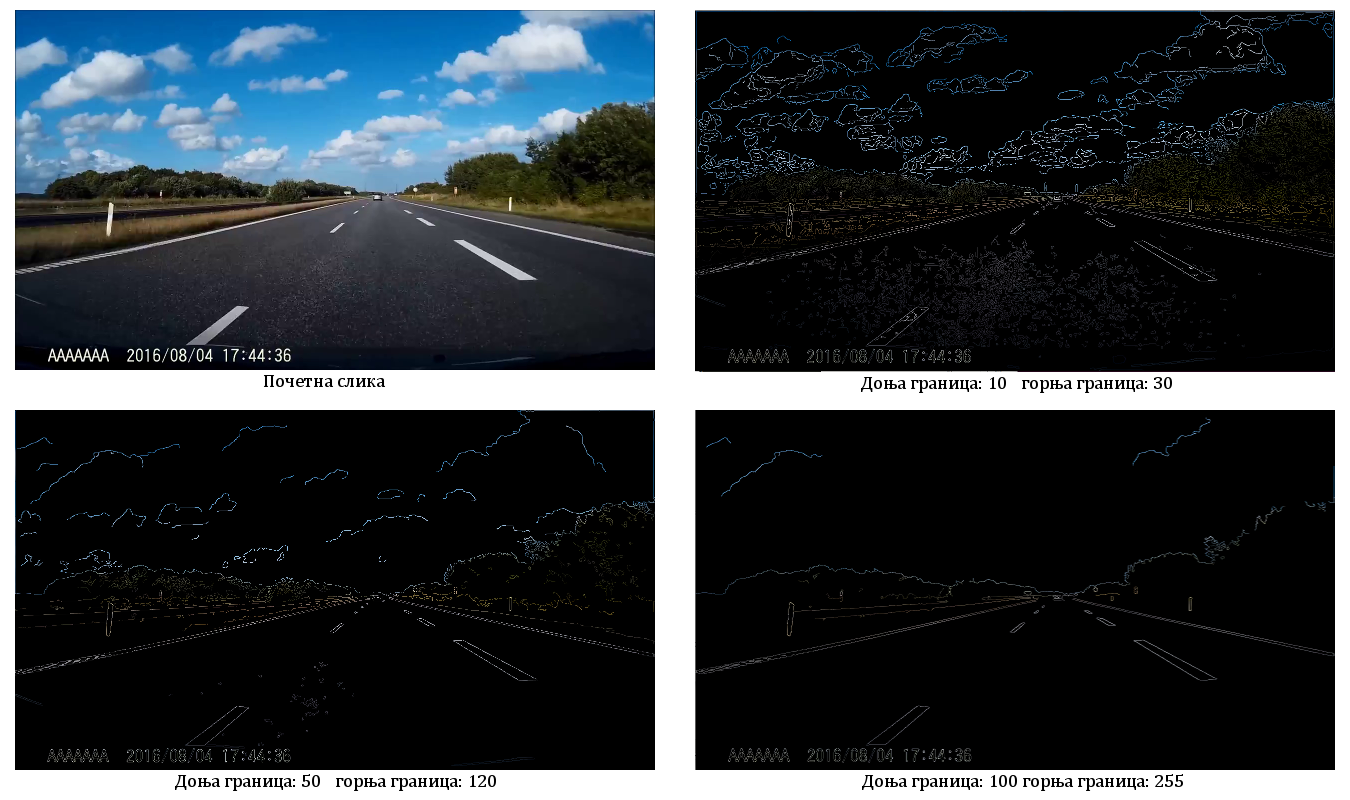
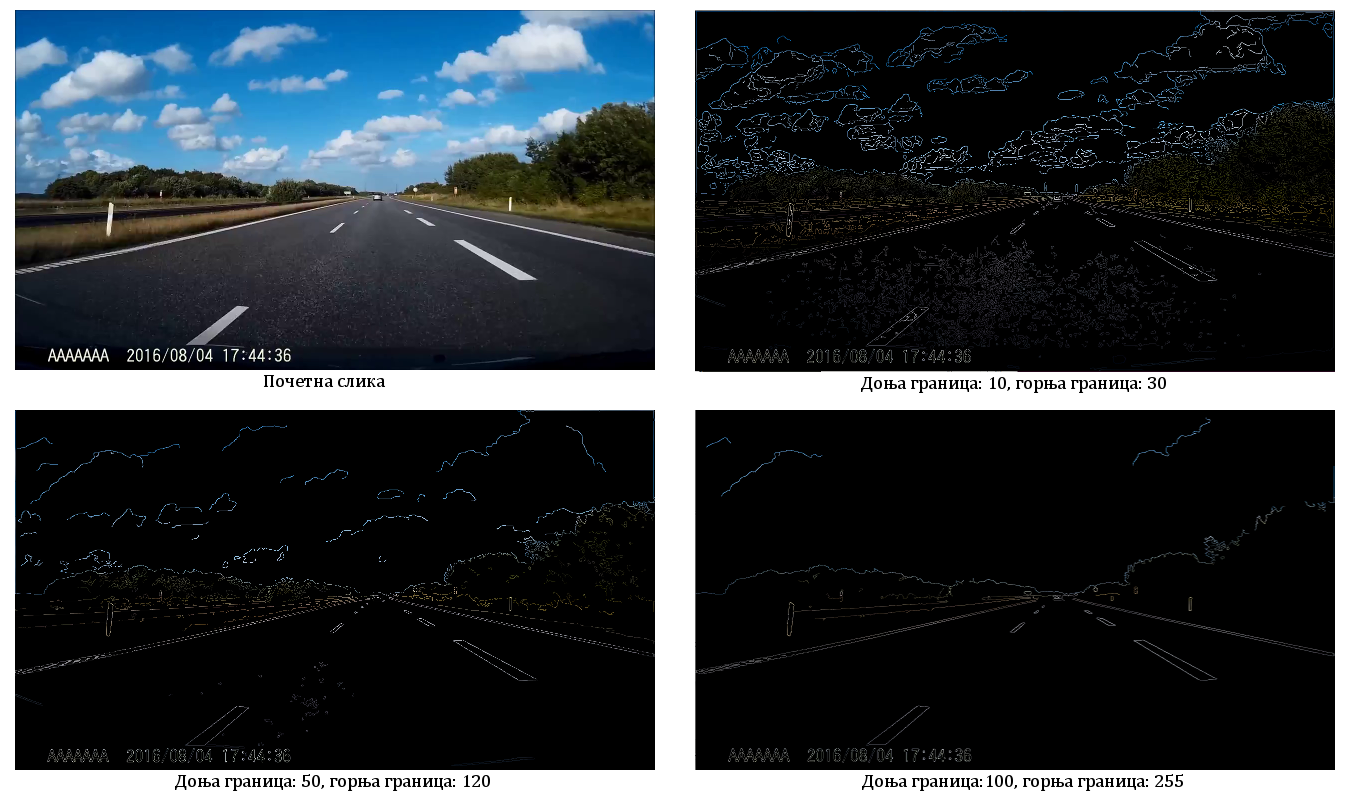
Revision of a layered 1350 × 800 image; what changed, layer by layer:
renamed "Доња граница: 50 горња граница..." to "Доња граница: 50, горња границ...", painted on it over [321, 775, 496, 791]
renamed "Доња граница: 100 горња границ..." to "Доња граница:100, горња границ...", painted on it over [987, 775, 1017, 789]
renamed "Доња граница: 10 горња граница..." to "Доња граница: 10, горња границ...", painted on it over [1007, 377, 1172, 393]
